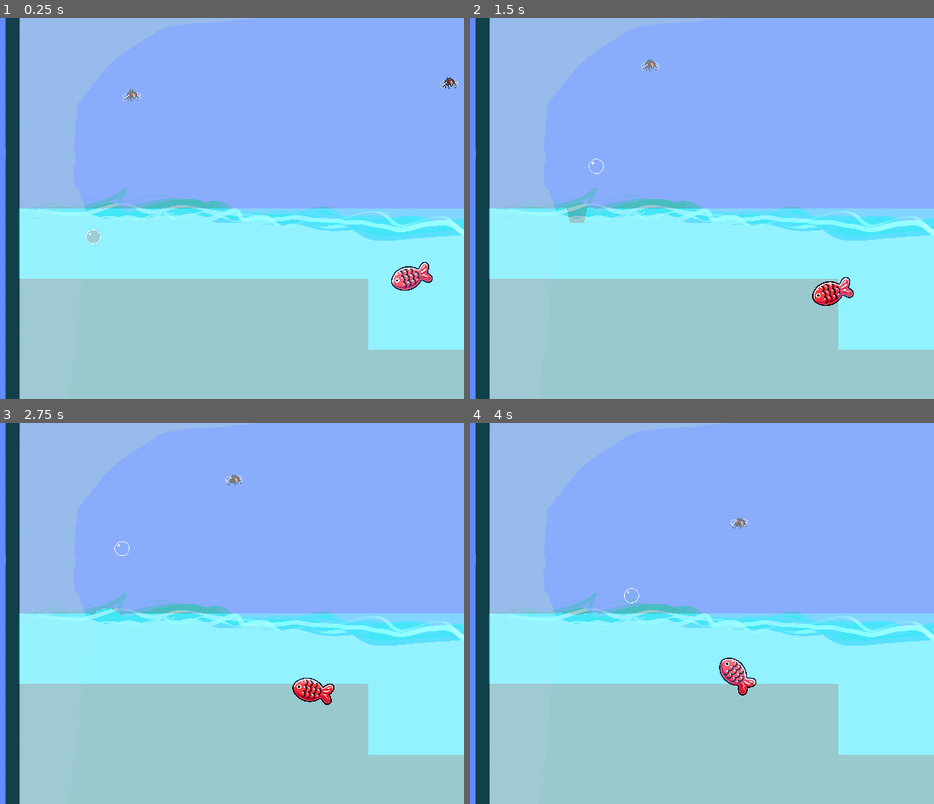
Above: before the commit, frames 1-4 (two rows, left to right).
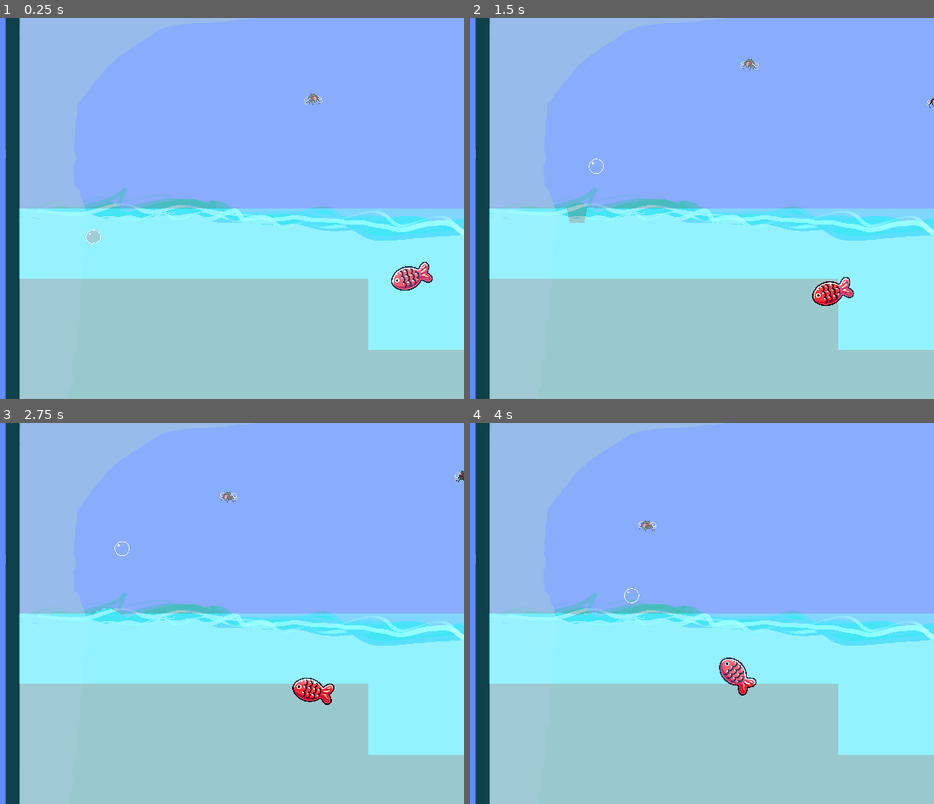
Above: after the commit, the same moments.

Repository: bcrandall0520/BubbleBois
Game: Godot game, scene res://test_main.tscn
Two runs of this game, one before a commit and one after it. Both use one fixed random seed, a clock stepped at 60 frames per second and the inputs below.
Inputs (mouse positions are in pixels of both pictures, inside the frame that each line leads up to):
- Up to frame 1 (0.25 s): no input
- Up to frame 2 (1.5 s): tap Enter at 0.5 s; move the mouse to (743, 189) at 0.52 s; hold Down (player_1_fast_fall) 0.53-1.28 s; hold Right (player_1_right) from 0.53 s (still down); click (743, 189) at 0.67 s; tap Up (player_1_jump) at 0.77 s; move the mouse to (outside the picture) at 1.27 s; tap A (player_2_left) at 1.35 s
- Up to frame 3 (2.75 s): tap Up (player_1_jump) at 1.52 s; move the mouse to (194, 529) at 2.02 s; release Right (player_1_right) at 2.03 s; hold Left (player_1_left) from 2.03 s (still down); tap D (player_2_right) at 2.1 s
- Up to frame 4 (4 s): move the mouse to (562, 689) at 2.77 s; release Left (player_1_left) at 2.78 s; hold Right (player_1_right) from 2.78 s (still down); tap Down (player_1_fast_fall) at 2.85 s; click (562, 689) at 2.92 s; tap Up (player_1_jump) at 3.02, 3.77 s; move the mouse to (799, 670) at 3.52 s; tap A (player_2_left) at 3.6 s

The runs differ from the first frame. In frame 1, 0.2% of the frame differs, in the area x 26-99%, y 15-23%; in frame 2, 0.1%; in frame 3, 0.1%; in frame 4, 0.1%.

Commit message:
Randome fly spawn

Diff:
--- a/components/enemy/fly.gd
+++ b/components/enemy/fly.gd
@@ -4,6 +4,7 @@
 
 func _ready():
 	%FlyAnimation.play('Idle')
+	$Path2D/PathFollow2D.progress_ratio = randf()
 
 func _on_fly_hitbox_body_entered(body: Node2D) -> void:
 	if body.is_in_group("players"):
--- a/components/player/player.tscn
+++ b/components/player/player.tscn
@@ -422,7 +422,6 @@
 [node name="Bone-15" type="Bone2D" parent="SoftBody2D/Skeleton2D"]
 position = Vector2(23, 16)
 rotation = 1.53066
-scale = Vector2(1, 1)
 rest = Transform2D(0.0401291, 0.999195, -0.999195, 0.0401291, 23, 16)
 auto_calculate_length_and_angle = false
 length = 8.0
@@ -475,7 +474,6 @@
 [node name="Bone-19" type="Bone2D" parent="SoftBody2D/Skeleton2D"]
 position = Vector2(29, 16)
 rotation = -2.23481
-scale = Vector2(1, 1)
 rest = Transform2D(-0.616283, -0.787525, 0.787525, -0.616283, 29, 16)
 auto_calculate_length_and_angle = false
 length = 8.0
@@ -489,7 +487,6 @@
 [node name="Bone-20" type="Bone2D" parent="SoftBody2D/Skeleton2D"]
 position = Vector2(29.1185, 23.0278)
 rotation = -1.58766
-scale = Vector2(1, 1)
 rest = Transform2D(-0.0168624, -0.999858, 0.999858, -0.0168624, 29.1185, 23.0278)
 auto_calculate_length_and_angle = false
 length = 8.0
